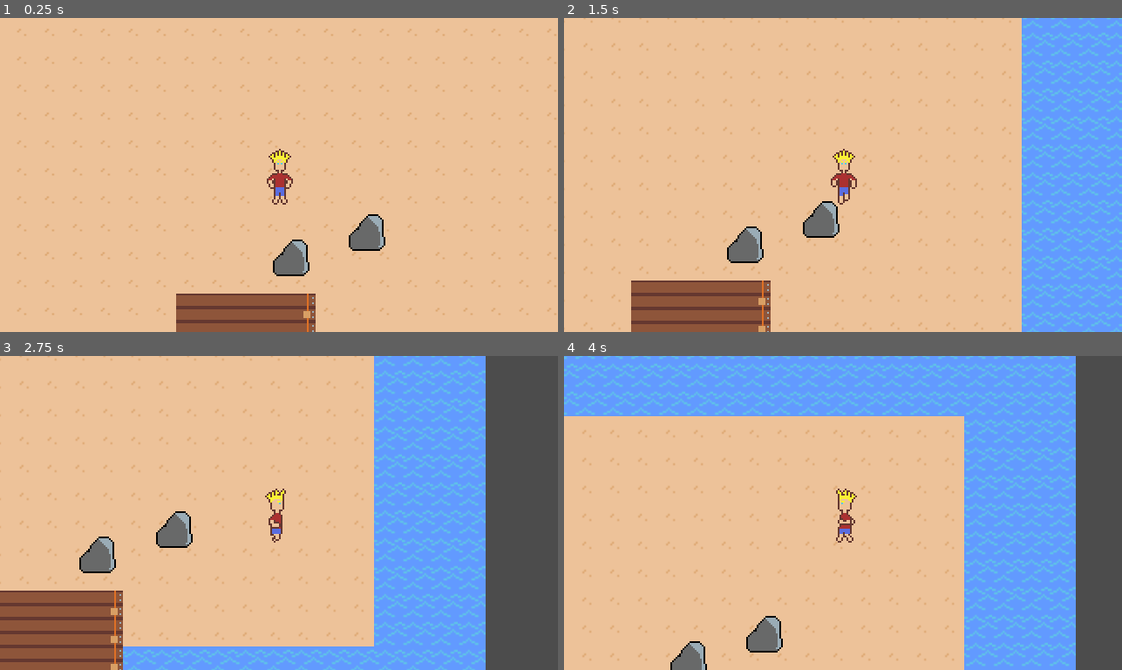
Above: before the commit, frames 1-4 (two rows, left to right).
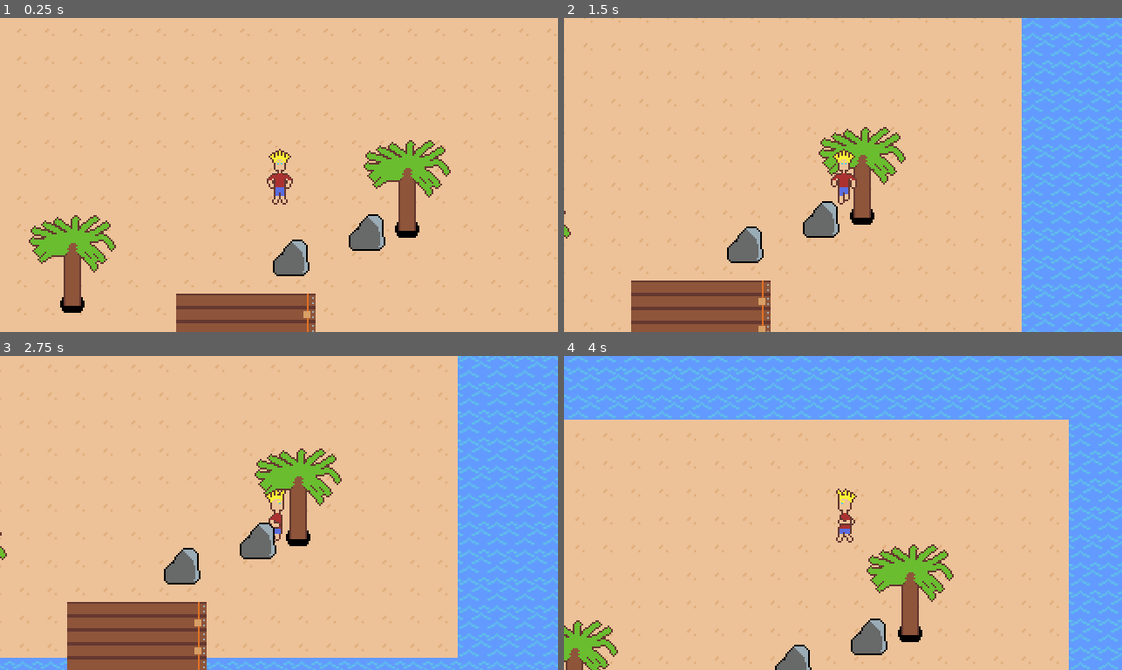
Above: after the commit, the same moments.

Repository: beerent/commonheart
Game: Godot game, scene res://main.tscn
The game is run twice, just before and just after one commit, with the same random seed, the same clock (stepped at 60 frames per second) and the same inputs.
Inputs:
- Up to frame 1 (0.25 s): no input
- Up to frame 2 (1.5 s): tap Enter at 0.5 s; hold Right (ui_right) 0.53-1.28 s; hold Down (ui_down) from 1.28 s (still down)
- Up to frame 3 (2.75 s): release Down (ui_down) at 2.03 s; hold Right (ui_right) from 2.03 s (still down)
- Up to frame 4 (4 s): release Right (ui_right) at 2.78 s; hold Up (ui_up) 2.78-3.53 s; hold Left (ui_left) from 3.53 s (still down)

The runs differ from the first frame. In frame 1, 4.5% of the frame differs, in the area x 5-81%, y 38-94%; in frame 2, 2.1%; in frame 3, 43%, in the area x 0-100%, y 0-100%; in frame 4, 34%.

Commit message:
added trees

Diff:
--- a/main.tscn
+++ b/main.tscn
@@ -6,6 +6,7 @@
 [ext_resource path="res://assets/tiles/dock_middle.png" type="Texture" id=4]
 [ext_resource path="res://assets/tiles/dock_right.png" type="Texture" id=5]
 [ext_resource path="res://assets/tiles/water.png" type="Texture" id=6]
+[ext_resource path="res://tree.tscn" type="PackedScene" id=7]
 
 [sub_resource type="TileSet" id=1]
 0/name = "test_tileset.png 0"
@@ -103,6 +104,12 @@
 [node name="Merlin" parent="YSort" instance=ExtResource( 2 )]
 position = Vector2( 187.061, 91.7604 )
 
+[node name="tree2" parent="YSort" instance=ExtResource( 7 )]
+position = Vector2( 263.645, 95.75 )
+
+[node name="tree" parent="YSort" instance=ExtResource( 7 )]
+position = Vector2( 71.4801, 138.971 )
+
 [node name="rock" parent="YSort" instance=ExtResource( 1 )]
 position = Vector2( 236.856, 123.304 )
 
--- /dev/null
+++ b/tree.tscn
@@ -0,0 +1,13 @@
+[gd_scene load_steps=2 format=2]
+
+[ext_resource path="res://assets/tiles/tree.png" type="Texture" id=1]
+
+[node name="rock" type="StaticBody2D"]
+
+[node name="Sprite" type="Sprite" parent="."]
+texture = ExtResource( 1 )
+
+[node name="CollisionPolygon2D" type="CollisionPolygon2D" parent="."]
+position = Vector2( -3.15936, 4.66237 )
+scale = Vector2( 0.798628, 2.31458 )
+polygon = PoolVector2Array( 2.99489, 5.08538, -4.87754, 5.17444, -5.26471, 6.42128, -6.94244, 9.85007, 5.96318, 9.71648, 5.57601, 8.5587, 6.22129, 4.86274 )
Not shown: 1 places in main.tscn that only renumber resources
